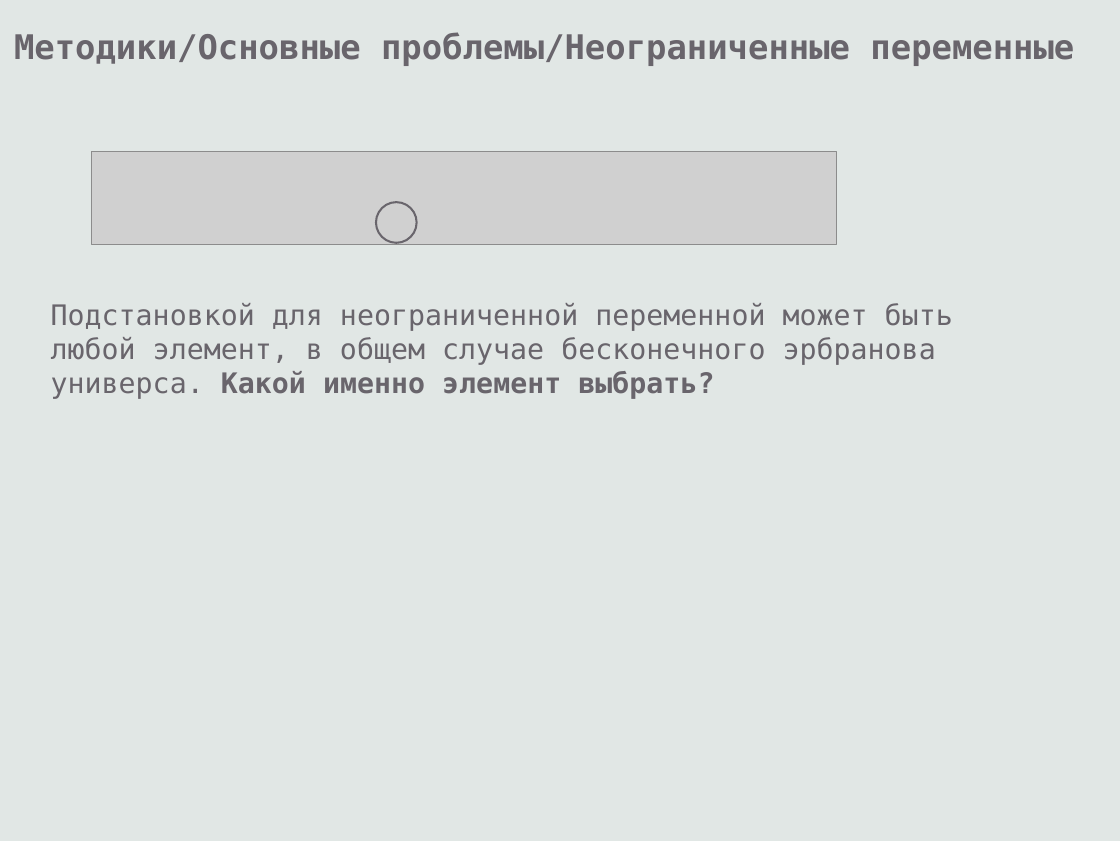
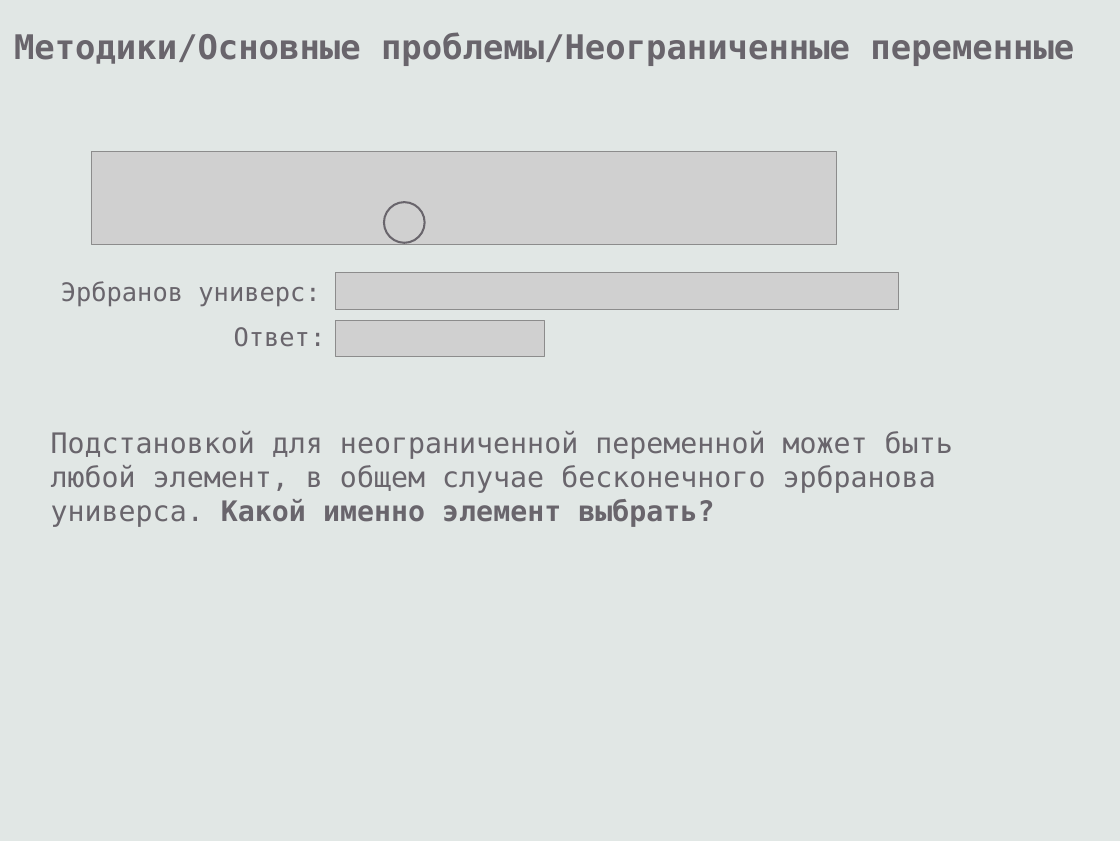
Before and after one commit to eugeneai/prisnif, a slide deck: slide 24 of brick/pres/pacman.odp (slide 21 before the commit). Drawn at 1120x841 pixels with LibreOffice and Linux fonts; fonts in the diff are those of the drawing; grey boxes stand for pictures. Boxes give left, top, right and bottom in pixels: in the first picture for what was removed or moved away, otherwise in the second. Text is boxed around its words. In the diff, an @@ line names an element or a change of style, - is before the commit and + after.

```diff
--- a/brick/pres/pacman.odp
+++ b/brick/pres/pacman.odp
@@ ellipse: place and size @@
-ellipse at <box>376,202,417,243</box>
+ellipse at <box>384,202,425,243</box>
@@ text added at <box>61,281,320,306</box>, 18 pt, text #69656C @@
+Эрбранов универс:
@@ picture added at <box>335,272,899,310</box> @@
@@ text added at <box>234,327,326,347</box>, 18 pt, text #69656C @@
+Ответ:
@@ picture added at <box>335,320,545,356</box> @@
@@ text "Подстановкой для неограниченной переменной может ...": place and size @@
-text "Подстановкой для неограниченной переменной может ..." at <box>51,303,953,399</box>
+text "Подстановкой для неограниченной переменной может ..." at <box>51,431,953,527</box>
```
Also in this commit, not shown: 20 other slides changed, 7 slides added, 1 slide removed, 8 other files.
